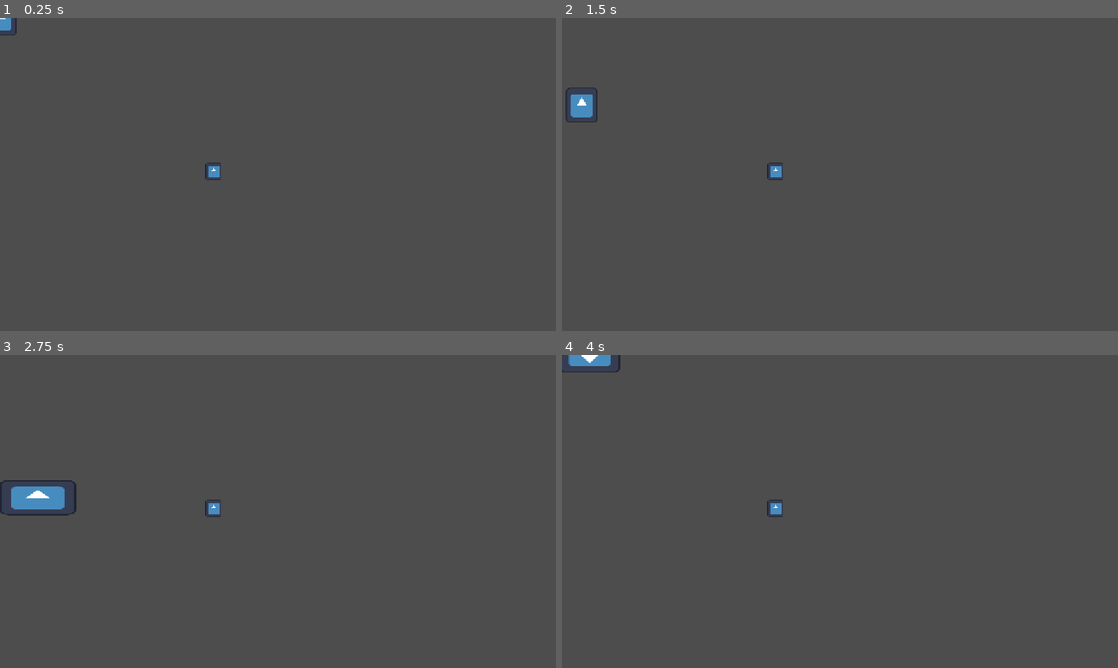
Above: before the commit, frames 1-4 (two rows, left to right).
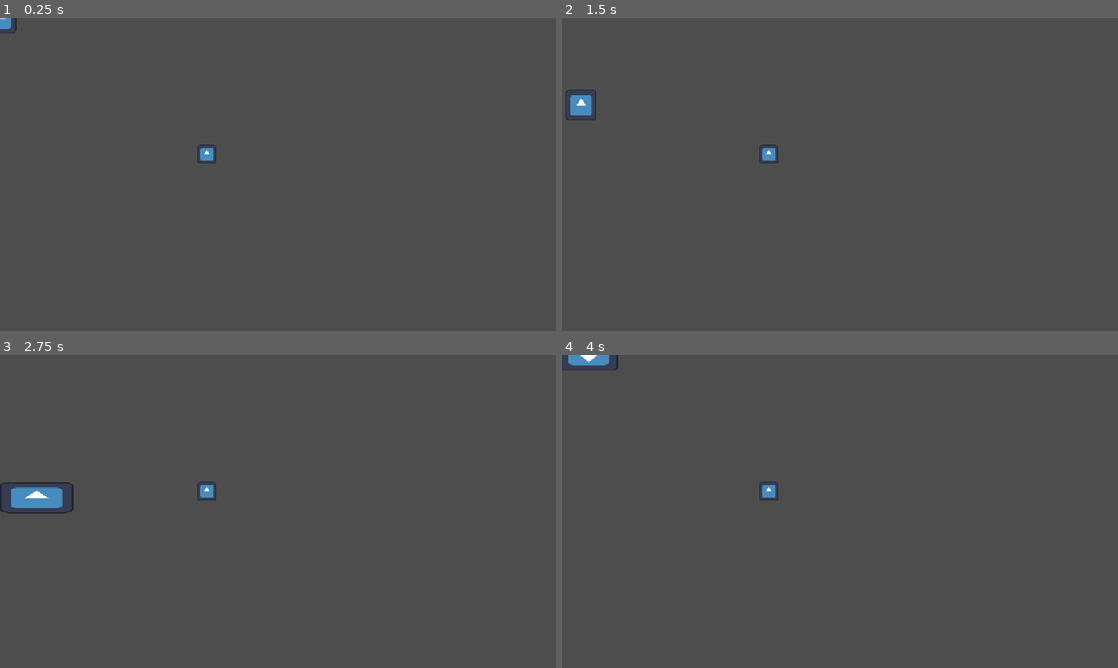
Above: after the commit, the same moments.

Repository: UniqueName0/ren-game
Game: Godot game, scene res://test_scene.tscn
The game is run twice, just before and just after one commit, with the same random seed, the same clock (stepped at 60 frames per second) and the same inputs. The engine's default icon, where the game draws it, is replaced by a stand-in: a white triangle on a blue panel in a dark square.
Inputs:
- Up to frame 1 (0.25 s): no input
- Up to frame 2 (1.5 s): tap Enter at 0.5 s; hold D (right) 0.53-1.28 s; hold Shift (stretch) 0.53-1.28 s; hold S (down) from 1.28 s (still down); tap Q (throw) at 1.35 s
- Up to frame 3 (2.75 s): release S (down) at 2.03 s; hold D (right) from 2.03 s (still down); hold Shift (stretch) from 2.03 s (still down)
- Up to frame 4 (4 s): release D (right) at 2.78 s; release Shift (stretch) at 2.78 s; hold W (up) 2.78-3.53 s; tap Q (throw) at 2.85 s; hold A (left) from 3.53 s (still down); hold Shift (stretch) from 3.53 s (still down)

The runs differ from the first frame. In frame 1, 0.2% of the frame differs, in the area x 0-40%, y 0-52%; in frame 2, 0.4%; in frame 3, 0.7%, in the area x 0-40%, y 40-52%; in frame 4, 0.3%.

Commit message:
fix gravity

Diff:
--- a/entities/non-living/test_object.tscn
+++ b/entities/non-living/test_object.tscn
@@ -5,7 +5,7 @@
 [ext_resource type="Texture2D" uid="uid://c7p5de7go44u1" path="res://icon.svg" id="3_vnqi8"]
 
 [sub_resource type="RectangleShape2D" id="RectangleShape2D_dvq88"]
-size = Vector2(32, 32)
+size = Vector2(38, 38)
 
 [node name="test_object" type="Area2D" groups=["Entity", "can_attack"]]
 y_sort_enabled = true
@@ -15,14 +15,14 @@
 
 [node name="Shadow" type="Sprite2D" parent="."]
 z_index = -1
-scale = Vector2(0.5, 0.5)
+scale = Vector2(0.6, 0.6)
 texture = ExtResource("2_xrin1")
 
 [node name="CollisionBox" type="CollisionShape2D" parent="."]
 shape = SubResource("RectangleShape2D_dvq88")
 
 [node name="Sprite2D" type="Sprite2D" parent="CollisionBox"]
-scale = Vector2(0.25, 0.25)
+scale = Vector2(0.3, 0.3)
 texture = ExtResource("3_vnqi8")
 
 [connection signal="body_entered" from="." to="." method="_on_body_entered"]
--- a/project.godot
+++ b/project.godot
@@ -63,3 +63,7 @@
 "events": [Object(InputEventKey,"resource_local_to_scene":false,"resource_name":"","device":-1,"window_id":0,"alt_press …(192 unchanged characters)…
 ]
 }
+
+[physics]
+
+2d/default_gravity_vector=Vector2(0, 0)
--- a/test_object.gd
+++ b/test_object.gd
@@ -4,13 +4,15 @@
 @export var ThrowForceDividend = 3
 
 var velocity := Vector2.ZERO
-var z_velocity := 0
-var z_position := 0
+var z_velocity := 0.0
+var z_position := 0.0
 var team := 0 # 0 = neutral
+
+var gravity_force = ProjectSettings.get_setting("physics/2d/default_gravity")
 
 
 func _physics_process(delta):
-	z_velocity += gravity * delta
+	z_velocity += gravity_force * delta
 	z_position -= z_velocity * delta
 
 	if z_position <= 0:
--- a/test_scene.tscn
+++ b/test_scene.tscn
@@ -5,7 +5,6 @@
 
 [node name="Node2D" type="Node2D"]
 y_sort_enabled = true
-scale = Vector2(1.03305, 1.12797)
 
 [node name="Player" parent="." instance=ExtResource("1_ia1lp")]
 
